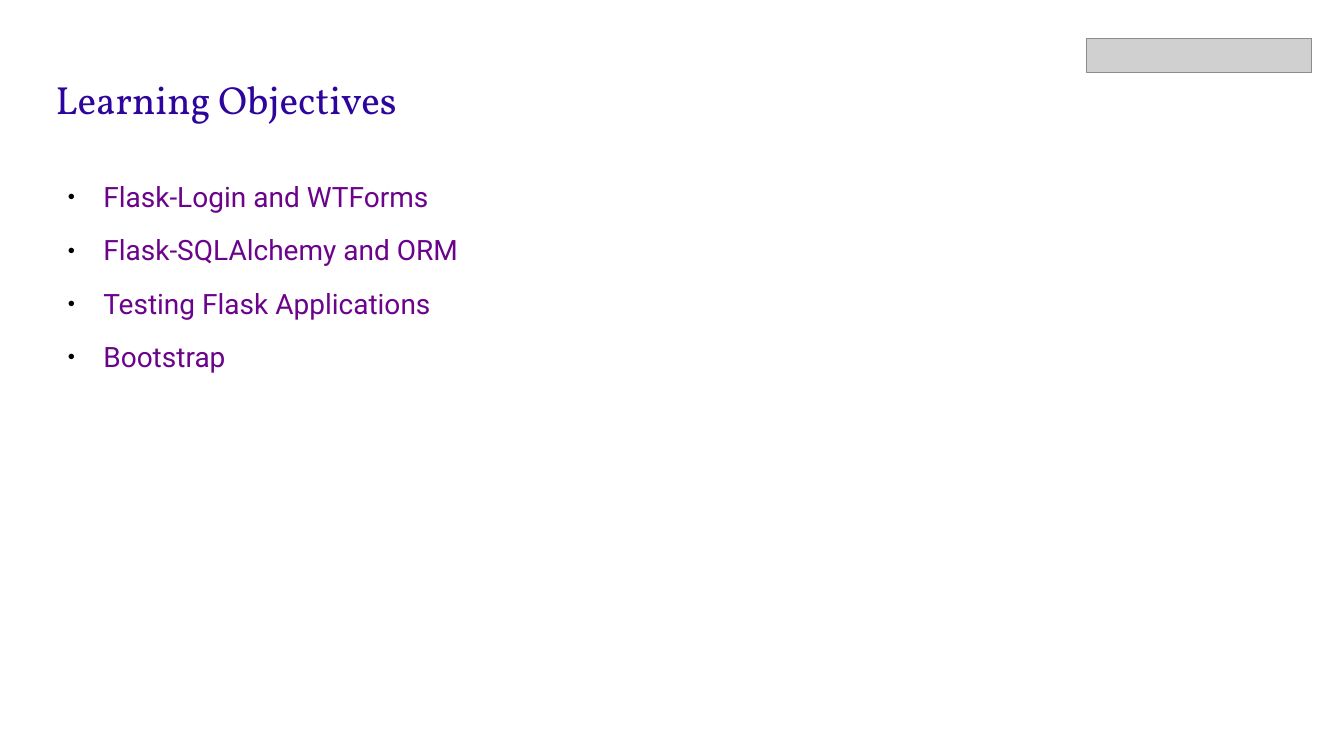
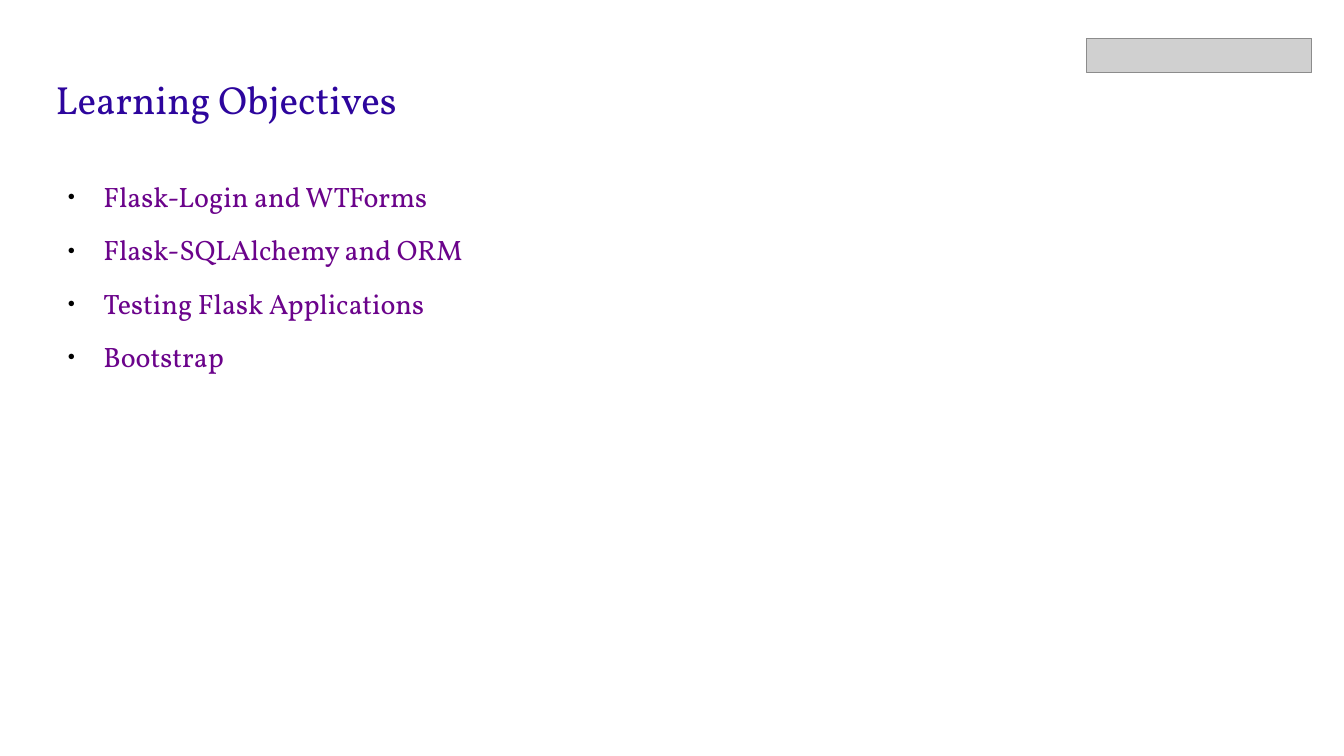
Before and after one commit to French-Austin1/python_lesson_material, a slide deck: slide 2 of day_4/Day_4_slides.pptx. Drawn at 1344x756 pixels with LibreOffice and Linux fonts; fonts in the diff are those of the drawing; grey boxes stand for pictures. Boxes give left, top, right and bottom in pixels: in the first picture for what was removed or moved away, otherwise in the second. Text is boxed around its words. In the diff, an @@ line names an element or a change of style, - is before the commit and + after.

```diff
--- a/day_4/Day_4_slides.pptx
+++ b/day_4/Day_4_slides.pptx
@@ text "Flask-Login and WTForms" at [103,187,463,374]: font Roboto to Vollkorn @@
```
Also in this commit, not shown: 4 other slides changed, 12 other files.
